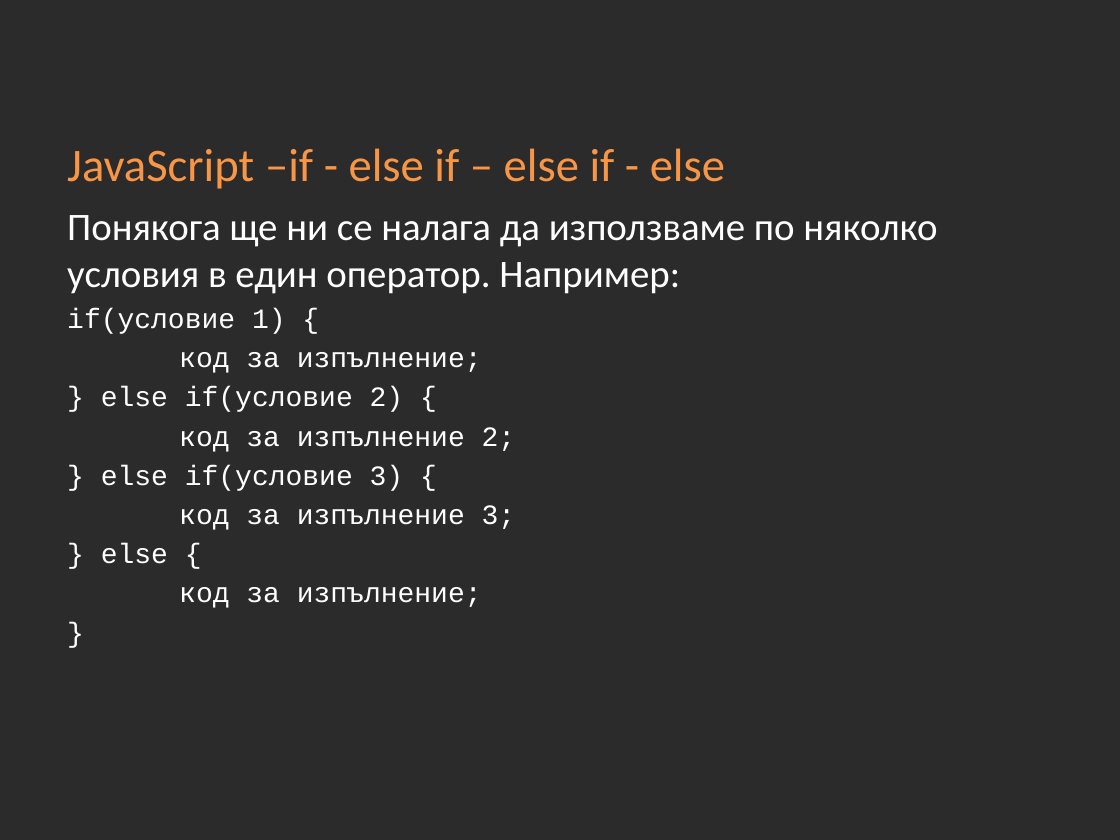
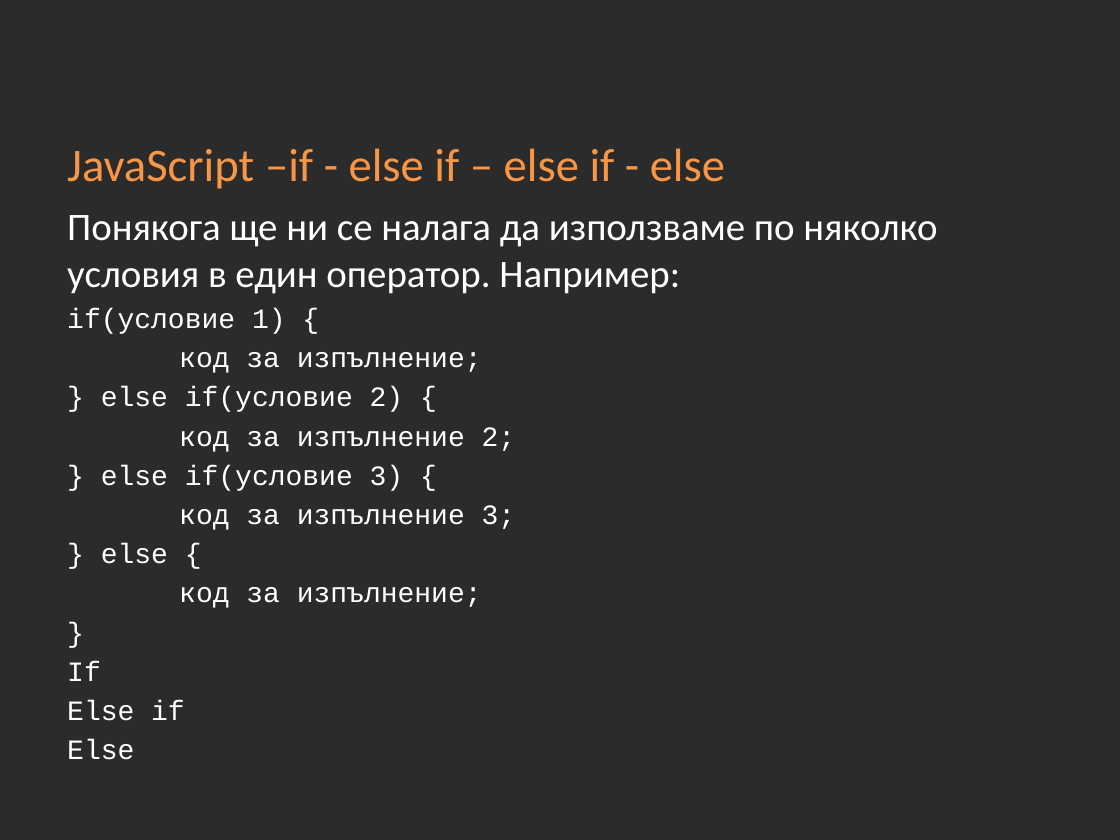
Before and after one commit to Academy-Soft-Intellect/Front-End-Course, a slide deck: slide 41 of 10-JavaScript-Basics.pptx. Drawn at 1120x840 pixels with LibreOffice and Linux fonts; fonts in the diff are those of the drawing; background and template pictures are left out; a plain dark background stands for a picture behind light text. Boxes give left, top, right and bottom in pixels: in the first picture for what was removed or moved away, otherwise in the second. Text is boxed around its words. In the diff, an @@ line names an element or a change of style, - is before the commit and + after.

```diff
--- a/10-JavaScript-Basics.pptx
+++ b/10-JavaScript-Basics.pptx
@@ text at (x1=67, y1=661, x2=185, y2=760): paragraphs added @@
+If
+Else if
+Else
```
Also in this commit, not shown: 4 other slides changed, 11 slides added.
